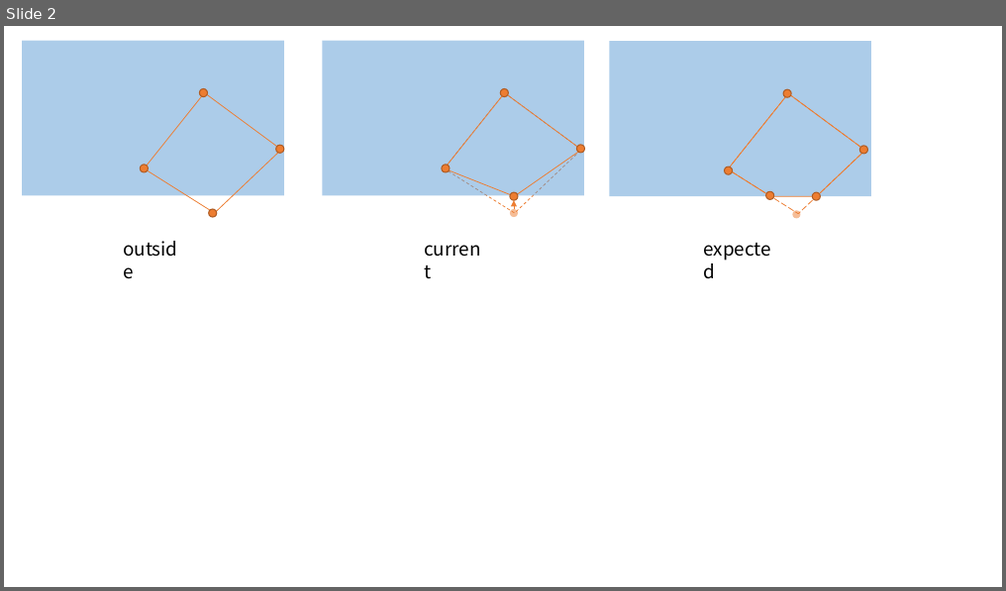
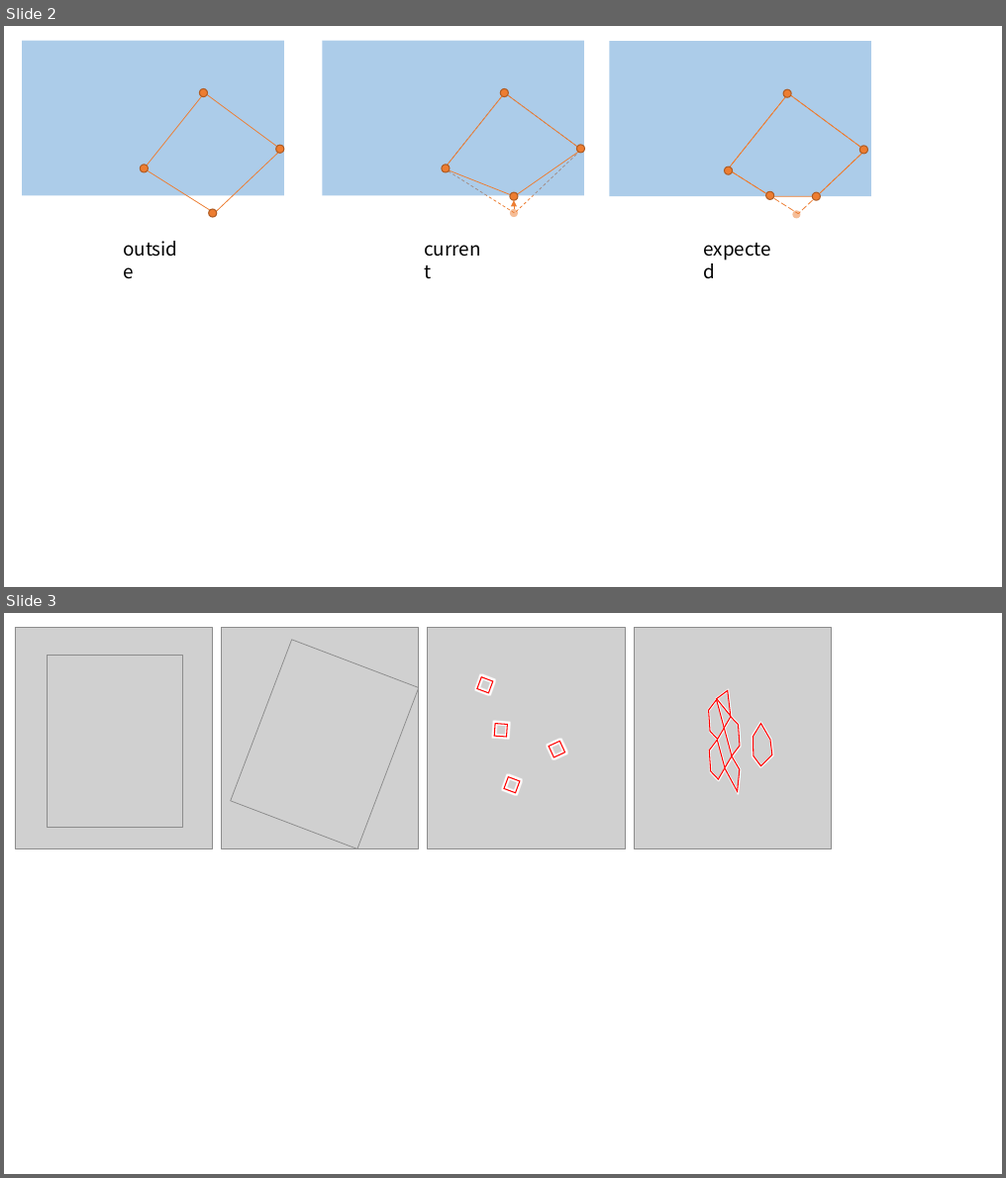
Before and after one commit to UTokyo-FieldPhenomics-Lab/EasyIDP, a slide deck: docs/_static/anime.pptx. Shown one above the other, each under a label of ours: slide 2 before the commit, slides 2 and 3 after it. The pictures are 1006x591 and 1006x1178 pixels, drawn with LibreOffice and Linux fonts; fonts in the diff are those of the drawing; grey boxes stand for pictures. Boxes give left, top, right and bottom in pixels: in the first picture for what was removed or moved away, otherwise in the second. Text is boxed around its words. In the diff, an @@ line names an element or a change of style, - is before the commit and + after.

```diff
--- a/docs/_static/anime.pptx
+++ b/docs/_static/anime.pptx
@@ slide 3 added at box(4, 613, 1002, 1174), background #FFFFFF @@
@@ picture added at box(15, 627, 212, 850) @@
@@ rectangle added at box(18, 627, 213, 850), fill #5B9BD5 at 50% opacity @@
@@ picture added at box(221, 627, 419, 850) @@
@@ rectangle added at box(224, 627, 420, 850), fill #5B9BD5 at 50% opacity @@
@@ picture added at box(231, 640, 419, 850) @@
@@ picture added at box(428, 627, 626, 850) @@
@@ rectangle added at box(430, 627, 626, 850), fill #5B9BD5 at 50% opacity @@
@@ picture added at box(634, 627, 832, 850) @@
@@ rectangle added at box(637, 627, 832, 850), fill #5B9BD5 at 50% opacity @@
@@ picture added at box(47, 655, 182, 828) @@
@@ rectangle added at box(477, 677, 493, 693), outline #FF0000 1 pt @@
@@ freeform shape added at box(709, 691, 740, 792), outline #FF0000 1 pt @@
@@ rectangle added at box(495, 723, 508, 737), outline #FF0000 1 pt @@
@@ freeform shape added at box(753, 724, 773, 766), outline #FF0000 1 pt @@
@@ rectangle added at box(548, 742, 564, 758), outline #FF0000 1 pt @@
@@ rectangle added at box(504, 776, 520, 793), outline #FF0000 1 pt @@
```
Also in this commit, not shown: 9 other files.
